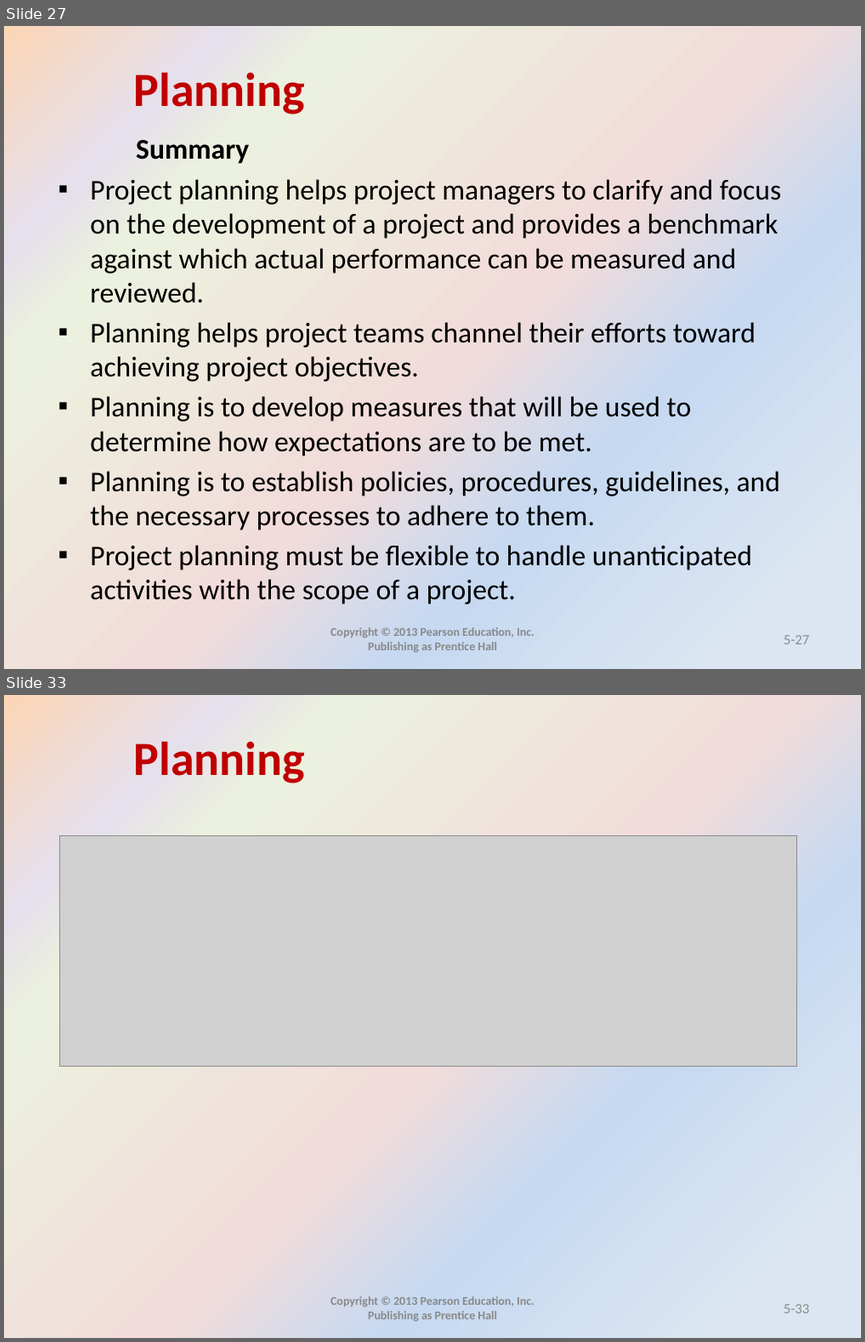
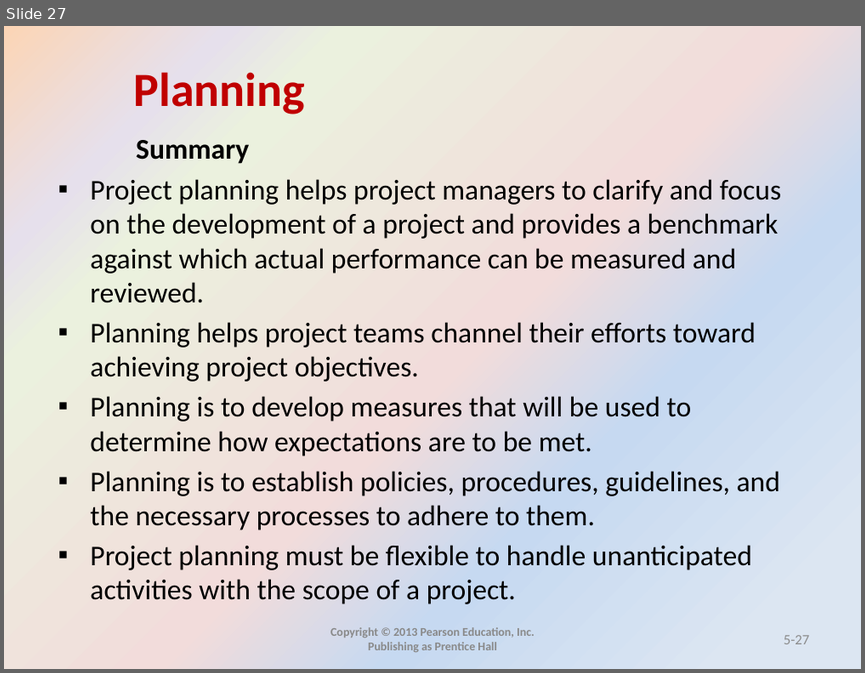
Before and after one commit to mohandesosama/is_project_management, a slide deck: IS-PM-Slides/05_planning _ch5.pptx. Shown one above the other, each under a label of ours: slides 27 and 33 before the commit, slide 27 after it; the slides between them are not shown. The pictures are 865x1342 and 865x673 pixels, drawn with LibreOffice and Linux fonts; fonts in the diff are those of the drawing; grey boxes stand for pictures. Boxes give left, top, right and bottom in pixels: in the first picture for what was removed or moved away, otherwise in the second. Text is boxed around its words. In the diff, an @@ line names an element or a change of style, - is before the commit and + after.

```diff
--- a/IS-PM-Slides/05_planning _ch5.pptx
+++ b/IS-PM-Slides/05_planning _ch5.pptx
@@ slide 33 removed at (4, 695, 861, 1338), background gradient #DCE6F2 to #C6D9F1 to #F2DCDB to #EBF1DE to #E6E0EC to #FCD5B5; not listed: 1 template element that a slide beside it also shows @@
@@ picture removed at (60, 836, 796, 1066) @@
@@ text removed at (330, 1296, 534, 1321) @@
-Copyright © 2013 Pearson Education, Inc. Publishing as Prentice Hall
@@ page number removed at (783, 1304, 810, 1313) @@
-5-33
```
Also in this commit, not shown: 1 slide changed, 5 other slides removed.
